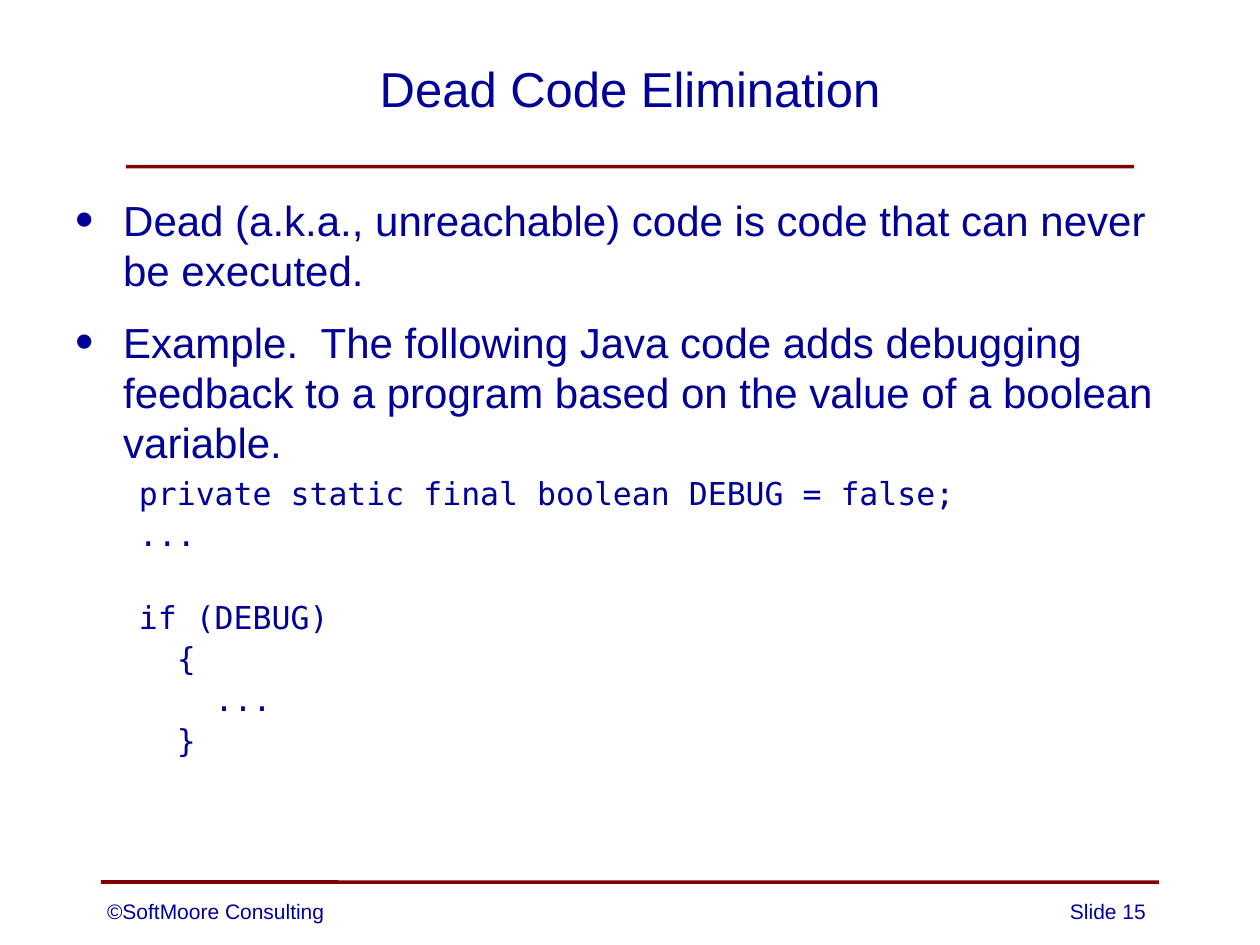
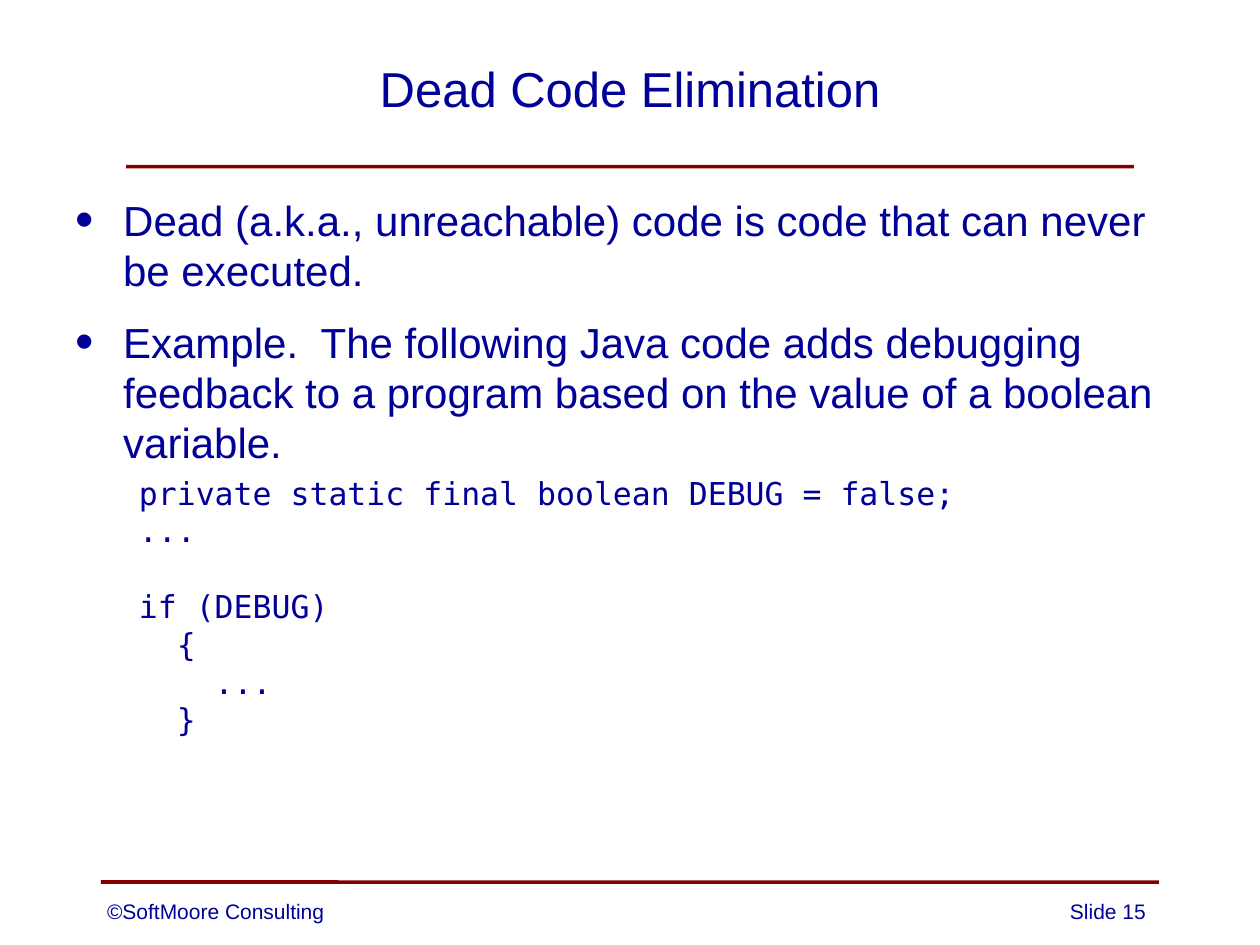
Before and after one commit to SoftMoore/CPRL-Kt-2nd, a slide deck: slide 15 of PowerPoints/12 - Optimization.pptx. Drawn at 1260x945 pixels with LibreOffice and Linux fonts; fonts in the diff are those of the drawing. Boxes give left, top, right and bottom in pixels: in the first picture for what was removed or moved away, otherwise in the second. Text is boxed around its words. In the diff, an @@ line names an element or a change of style, - is before the commit and + after.

```diff
--- a/PowerPoints/12 - Optimization.pptx
+++ b/PowerPoints/12 - Optimization.pptx
@@ text at (139, 594, 329, 622): less space between paragraphs @@
```
Also in this commit, not shown: 3 other slides changed, 3 slides added.
